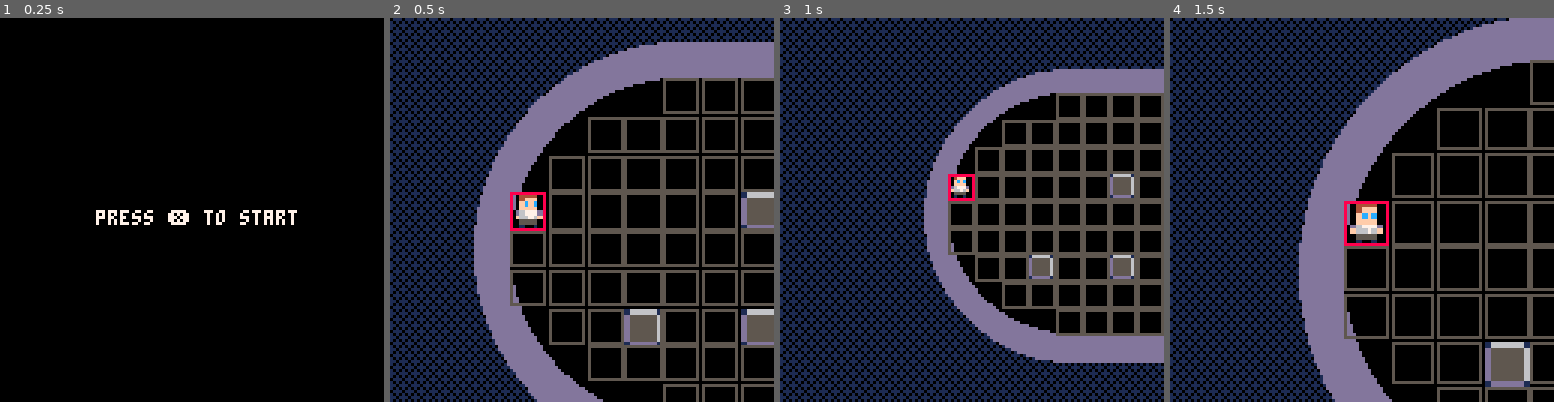
Above: before the commit, frames 1-4 (left to right).
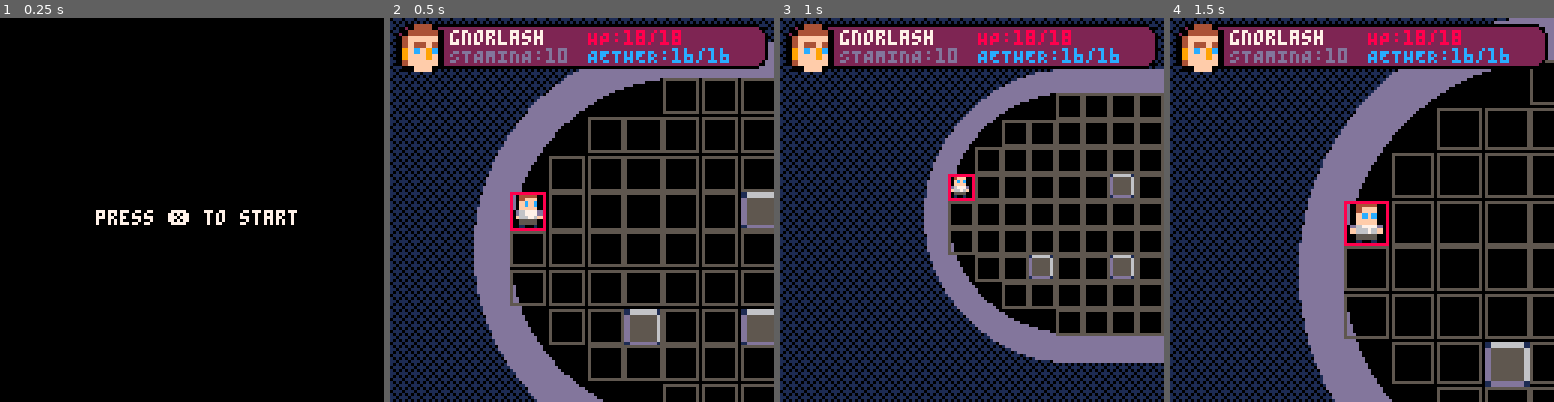
Above: after the commit, the same moments.

Repository: bancliffe/arena
Game: PICO-8 cartridge arena.p8
The game is run twice, just before and just after one commit, with the same random seed, the same clock (stepped at 60 frames per second) and the same inputs.
Inputs:
- Up to frame 1 (0.25 s): no input
- Up to frame 2 (0.5 s): tap X (X key) at 0.33 s
- Up to frame 3 (1 s): tap O (Z key) at 0.7 s
- Up to frame 4 (1.5 s): tap X (X key) at 1.07 s

Frame 1 is identical in both runs. In frame 2, 11% of the frame differs, in the area x 1-99%, y 1-15%; in frame 3, 11%; in frame 4, 11%.

Commit message:
Enhance character and enemy definitions: standardize health and aether calculations, and update portrait properties; improve arena screen drawing with unit portraits

Diff:
--- a/arena.p8
+++ b/arena.p8
@@ -7,14 +7,14 @@
 #include screens\screen_arena.lua
 #include screens\screen_menu.lua
 __gfx__
-00000000e044440ee067770e16666661000220000000000000000000000000000000000000000000000000000000000000000000000000000000000000000000
-00000000e04fff0ee068780ed5555556002442000000000000000000000000000000000000000000000000000000000000000000000000000000000000000000
-00700700e0fcfc0ee066770ed5555556024444200000000000000000000000000000000000000000000000000000000000000000000000000000000000000000
-00077000e0ffff0eee0070eed5555556244444420000000000000000000000000000000000000000000000000000000000000000000000000000000000000000
-000770000d6777d0e066770ed5555556244444420000000000000000000000000000000000000000000000000000000000000000000000000000000000000000
-007007000f6676f006007070d5555556024444200000000000000000000000000000000000000000000000000000000000000000000000000000000000000000
-00000000e055550ee006700ed5555556002442000000000000000000000000000000000000000000000000000000000000000000000000000000000000000000
-00000000e010010ee060070e1dddddd1000220000000000000000000000000000000000000000000000000000000000000000000000000000000000000000000
+00000000e044440ee067770e1666666100022000ee04440eee00000e000000000000000000000000000000000000000000000000000000000000000000000000
+00000000e04fff0ee068780ed555555600244200e0444440e0777770000000000000000000000000000000000000000000000000000000000000000000000000
+00700700e0fcfc0ee066770ed55555560244442004fffff007777777000000000000000000000000000000000000000000000000000000000000000000000000
+00077000e0ffff0eee0070eed55555562444444204f44f4007877787000000000000000000000000000000000000000000000000000000000000000000000000
+000770000d6777d0e066770ed55555562444444209fcf9c007887887000000000000000000000000000000000000000000000000000000000000000000000000
+007007000f6676f006007070d55555560244442009fff9f007770777000000000000000000000000000000000000000000000000000000000000000000000000
+00000000e055550ee006700ed55555560024420004fffff0e0077700000000000000000000000000000000000000000000000000000000000000000000000000
+00000000e010010ee060070e1dddddd100022000e00fff0eee07770e000000000000000000000000000000000000000000000000000000000000000000000000
 
 
 
--- a/character.lua
+++ b/character.lua
@@ -4,7 +4,9 @@
     c.y=4
     c.sx=8
     c.sy=0
-    c.name="Gnorlash"
+    c.portrait_sx=40
+    c.portrait_sy=0
+    c.name="gnorlash"
     c.rank=0
     c.initiative_modifier=0
     c.dedication=150
@@ -13,10 +15,10 @@
     c.favor_of_the_crowd=false
     c.determination=0
     c.momentum=0
-    c.health_max=rnd(6)+1+15
+    c.health_max=flr(rnd(6))+1+15
     c.health_current=c.health_max
     c.bloodied=false
-    c.aether_max=rnd(6)+1+10
+    c.aether_max=flr(rnd(6))+1+10
     c.aether_current=c.aether_max
     c.stamina=10
     c.speed=2
@@ -65,6 +67,8 @@
     e.y=1
     e.sx=16
     e.sy=0
+    e.portrait_sx=48
+    e.portrait_sy=0
     e.name="skeletal horror"
     e.role="melee"
     e.type="undead"
--- a/screens/screen_arena.lua
+++ b/screens/screen_arena.lua
@@ -71,6 +71,10 @@
     -- reset camera and clip
     camera()
     clip()
+    if map[map_selected_x][map_selected_y].unit then
+        local unit=map[map_selected_x][map_selected_y].unit
+        draw_portrait(unit,2,2,124,16)
+    end
 end
 
 function make_map()
@@ -181,3 +185,23 @@
         end
     end
 end
+
+function draw_portrait(unit,x,y,width,height)
+    rrectfill(x,y,width,height-1,3,2)
+    rrect(x,y,width,height-1,3,0)
+    palt(0,false)
+    palt(14,true)
+    sspr(unit.portrait_sx,unit.portrait_sy,8,8,x,y,16,16,false,false)
+    print(unit.name,x+18,y+2,7)
+    if unit.health then
+        -- enemy unit
+        print("HP: "..unit.health,x+18,y+8,8)
+    else
+        -- player character
+        print("STAMINA:"..unit.stamina,x+18,y+8,13)
+        print("HP:"..unit.health_current.."/"..unit.health_max,x+64,y+2,8)
+        print("AETHER:"..unit.aether_current.."/"..unit.aether_max,x+64,y+8,12)
+    end
+
+    palt()
+end
Not shown, changed: log.txt
